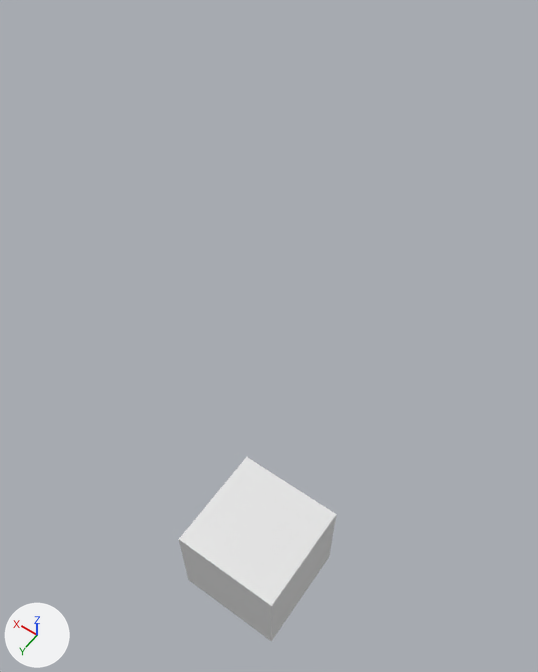
The Blender file OSL/blender_2_79a/david.blend: old version first, new version second.
The view is the same before and after, from a 50 mm lens placed at (-16.7, 21.8, 67.6), pointed at (12.0, -18.5, 4.2). Lighting does not change. The marker at lower left points along +X, +Y and +Z.
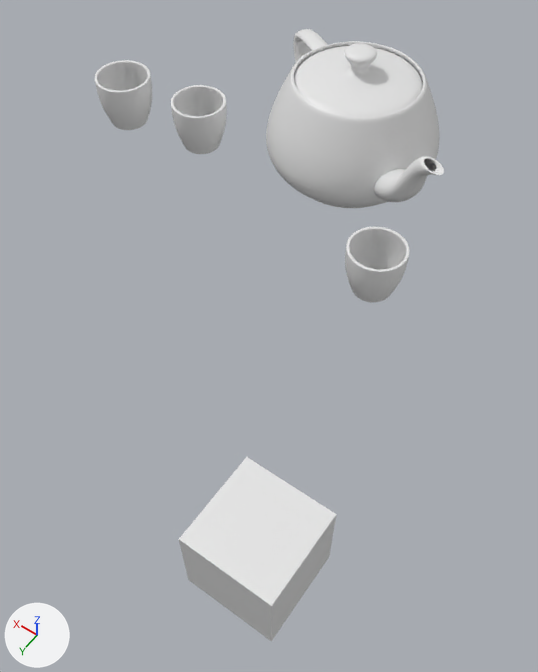
The newer file is also rescaled (x0.2), turned or shifted as a whole; pictures and numbers use the older file's frame.

The edits, one by one:
Mesh me_mesh_004 is new.
It has 12857 vertices, 12640 faces and spans x -2.97..3.4, y -1.96..1.96, z 0.0..3.15.
It uses material mat_material (white #e7e7e7).
Mesh me_mesh_002 is new.
It has 5890 vertices, 5888 faces and spans x -1.21..1.21, y -1.21..1.21, z -1.0..1.0.
Mesh me_mesh is new.
It has 5890 vertices, 5888 faces and spans x -1.21..1.21, y -1.21..1.21, z -1.0..1.0.
It uses material mat_material (white #e7e7e7).
Object 'Teapot' (ob_teapot) is new; it shows me_mesh_004.
Its location is (16.5, -41.1, 9.5).
Its rotation in degrees is (0, 0, 148).
Its scale is (5.0, 5.0, 5.0).
Object 'Cylinder' (ob_cylinder) is new; it shows me_mesh_002.
Its location is (39.4, -28.8, 17.2).
Its scale is (2.54, 2.54, 2.86).
Object 'Cylinder.001' (ob_cylinder_001) is new; it shows a copy of me_mesh_002.
Its location is (31.5, -32.2, 15.2).
Its scale is (2.54, 2.54, 2.86).
Object 'Cylinder.002' (ob_cylinder_002) is new; it shows me_mesh.
Its location is (4.7, -26.5, 12.5).
Its scale is (2.54, 2.54, 2.86).

Pixel boxes (x1, y1, x2, y2) of what changed, in the pictures (538 x 672 px):
'Teapot', added: after (266, 29, 444, 208)
'Cylinder.002', added: after (345, 226, 410, 302)
'Cylinder', added: after (95, 60, 152, 130)
'Cylinder.001', added: after (171, 85, 227, 154)
